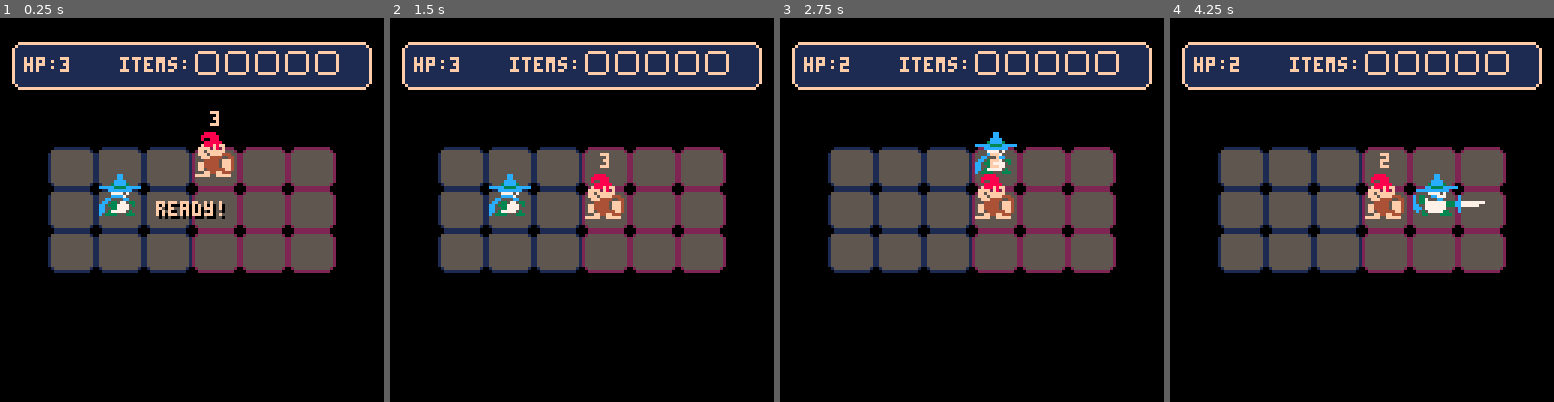
Above: before the commit, frames 1-4 (left to right).
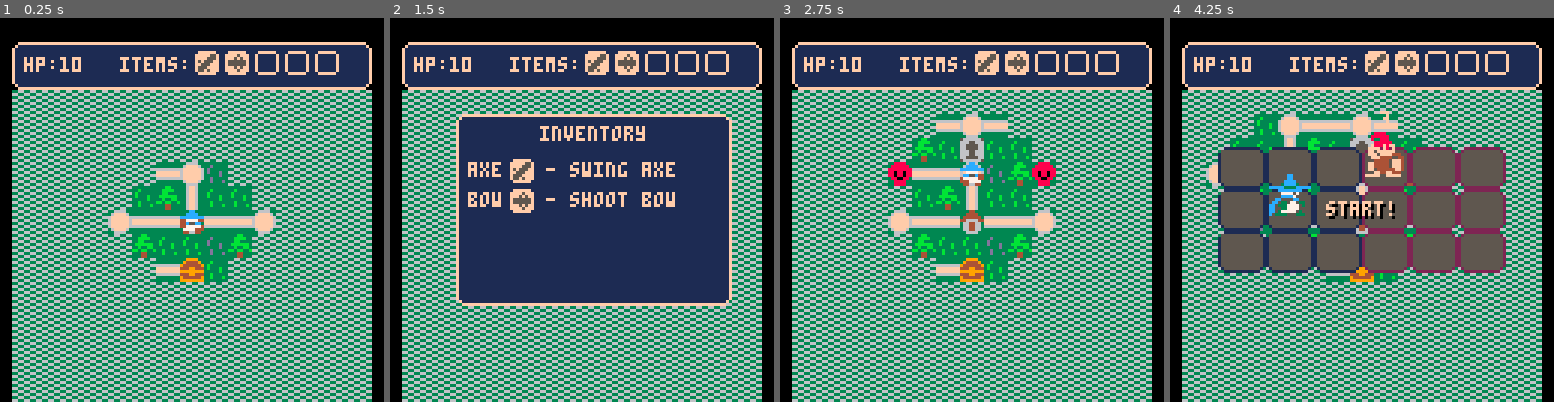
Above: after the commit, the same moments.

Repository: AddisonMink/tumberts-quest-p8
Game: PICO-8 cartridge wip.p8
Two runs of this game, one before a commit and one after it. Both use one fixed random seed, a clock stepped at 60 frames per second and the inputs below.
Inputs:
- Up to frame 1 (0.25 s): no input
- Up to frame 2 (1.5 s): tap X (X key) at 0.33, 1.07 s; tap O (Z key) at 0.7 s
- Up to frame 3 (2.75 s): hold Right 1.6-2.1 s; tap O (Z key) at 1.7, 2.1, 2.5 s; tap X (X key) at 1.85 s; hold Up 2.15-2.42 s; hold Right from 2.47 s (still down)
- Up to frame 4 (4.25 s): tap O (Z key) every 0.4 s from 2.9 to 4.1 s; tap X (X key) at 2.97, 4.08 s; release Right at 3.03 s; hold Left 3.08-3.58 s; hold Down 3.63-3.97 s; hold Right from 4.02 s (still down)

The runs differ from the first frame. In frame 1, 77% of the frame differs, in the area x 3-97%, y 9-100%; in frame 2, 75%; in frame 3, 77%; in frame 4, 56%.

Commit message:
integrate battle with world.

Diff:
--- a/battle.lua
+++ b/battle.lua
@@ -1,4 +1,4 @@
-function battle_module()
+function battle_module(hp, items)
   local w = 16 * 6
   local h = 14 * 3
   local x = 64 - 4 - w / 2
@@ -12,11 +12,13 @@
   local state = "ready"
   local timer = { t = ready_dur }
   local perfect = true
+  local reward = { name = "axe", desc = "swing axe", icon = 33 }
   local me = {
     enemy_col = 4
   }
 
   player = add_player(entities, 2, 2)
+  player.hp = hp
   add_redcap(entities, 4, 1)
 
   function me:update()
@@ -31,17 +33,18 @@
       invincibility_system()
       death_system()
       end_system()
-    elseif state == "win" then
-      return "win"
-    elseif state == "perfect" then
-      return "perfect"
-    elseif state == "lose" then
-      return "lose"
-    end
+    elseif state == "win" and btnp(5) then
+      return { type = "win", hp = player.hp }
+    elseif state == "perfect" and btnp(5) then
+      return { type = "perfect", reward = reward, hp = player.hp }
+    elseif state == "lose" and btnp(5) then
+      return { type = "lose", hp = 0 }
+    end
+    return {}
   end
 
   function me:draw()
-    hud:draw(player.hp, {})
+    hud:draw(player.hp, items)
     draw_grid()
     draw_entities()
     if state == "ready" then
--- a/wip.p8
+++ b/wip.p8
@@ -28,7 +28,7 @@
 }
 
 world = world_module(items, max_items, treasures)
-battle = battle_module()
+--battle = battle_module()
 
 function tick(timer)
   if timer.t > 0 then timer.t -= 1 / 30 end
@@ -39,14 +39,14 @@
 end
 
 function _update()
-  --world:update()
-  battle:update()
+  world:update()
+  --battle:update()
 end
 
 function _draw()
   cls()
-  --world:draw()
-  battle:draw()
+  world:draw()
+  --battle:draw()
 end
 
 __gfx__
--- a/world.lua
+++ b/world.lua
@@ -10,12 +10,25 @@
   local node_key = 7 .. "," .. 5
   local inventory_ui = nil
   local add_item_ui = nil
+  local battle = nil
+  local hp = 10
   local me = {}
 
   function me:update()
     local node = nodes[node_key]
 
-    if state == "idle" then
+    if state == "battle" then
+      local result = battle:update()
+      if result.type == "win" then
+        state = "idle"
+        hp = result.hp
+        mset(node.x, node.y, 49)
+      elseif result.type == "perfect" then
+        state = "add_item"
+        add_item_ui = add_item_ui_module(items, max_items, result.reward)
+      elseif result.type == "lose" then
+      end
+    elseif state == "idle" then
       if btnp(0) and node.left then
         state = "moving"
         from_key = node_key
@@ -59,7 +72,8 @@
         state = "idle"
       elseif id == 36 then
         -- battle node
-        state = "idle"
+        state = "battle"
+        battle = battle_module(hp, items)
       elseif id == 5 then
         -- treasure node
         if treasures[node_key] then
@@ -90,19 +104,20 @@
 
   function me:draw()
     map()
-    hud:draw(10, items)
+    hud:draw(hp, items)
     draw_fog()
-    if state == "moving" then
+
+    if state == "battle" then
+      battle:draw()
+    elseif state == "inventory" then
+      inventory_ui:draw()
+    elseif state == "add_item" then
+      add_item_ui:draw()
+    elseif state == "moving" then
       local t = (timer_max - timer) / timer_max
       draw_player_between(nodes[from_key], nodes[to_key], t)
     else
       draw_player_at(nodes[node_key])
-    end
-
-    if state == "inventory" then
-      inventory_ui:draw()
-    elseif state == "add_item" then
-      add_item_ui:draw()
     end
   end
 
